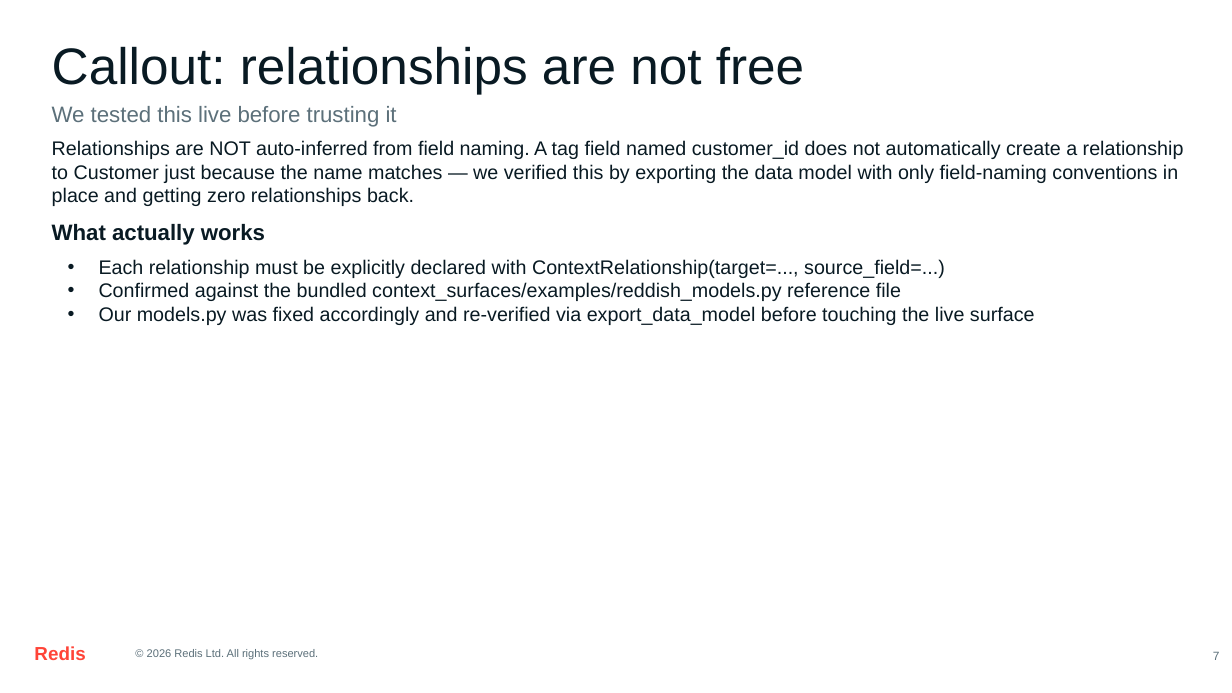
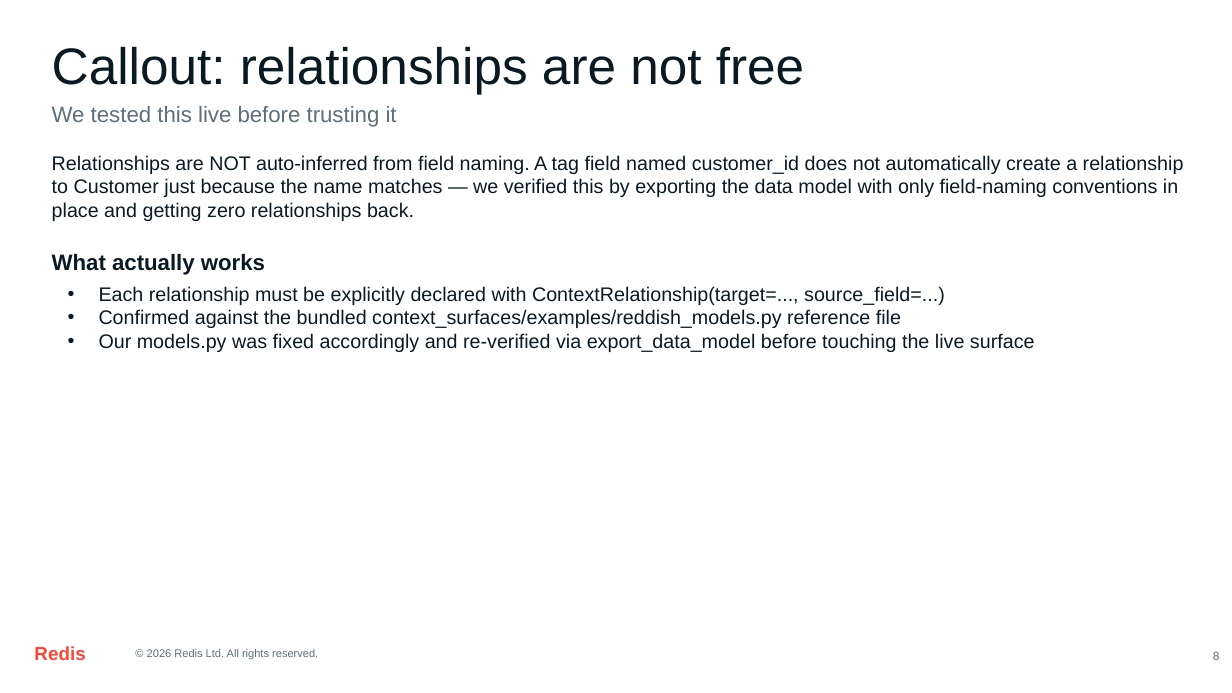
Before and after one commit to amitmknit/context-retriever-payment-failure-demo, a slide deck: slide 8 of Context-Retriever-Payment-Failure-Demo.pptx. Drawn at 1232x693 pixels with LibreOffice and Linux fonts; fonts in the diff are those of the drawing. Boxes give left, top, right and bottom in pixels: in the first picture for what was removed or moved away, otherwise in the second. Text is boxed around its words. In the diff, an @@ line names an element or a change of style, - is before the commit and + after.

```diff
--- a/Context-Retriever-Payment-Failure-Demo.pptx
+++ b/Context-Retriever-Payment-Failure-Demo.pptx
@@ text "Relationships are NOT auto-inferred from ..." at box(52, 155, 1184, 221): vertical alignment middle to top @@
@@ text "What actually works": place and size @@
-text "What actually works" at box(52, 224, 265, 245)
+text "What actually works" at box(52, 254, 265, 275)
@@ text "Each relationship must be explicitly ..." at box(99, 286, 1035, 352): vertical alignment middle to top @@
@@ text "Each relationship must be explicitly ...": place and size @@
-text "Each relationship must be explicitly ..." at box(99, 259, 1035, 325)
+text "Each relationship must be explicitly ..." at box(99, 286, 1035, 352)
@@ text at box(1213, 652, 1220, 660): text changed @@
-7
+8
```
Also in this commit, not shown: 15 other slides changed, 10 slides added, 1 slide removed, 4 other files.
